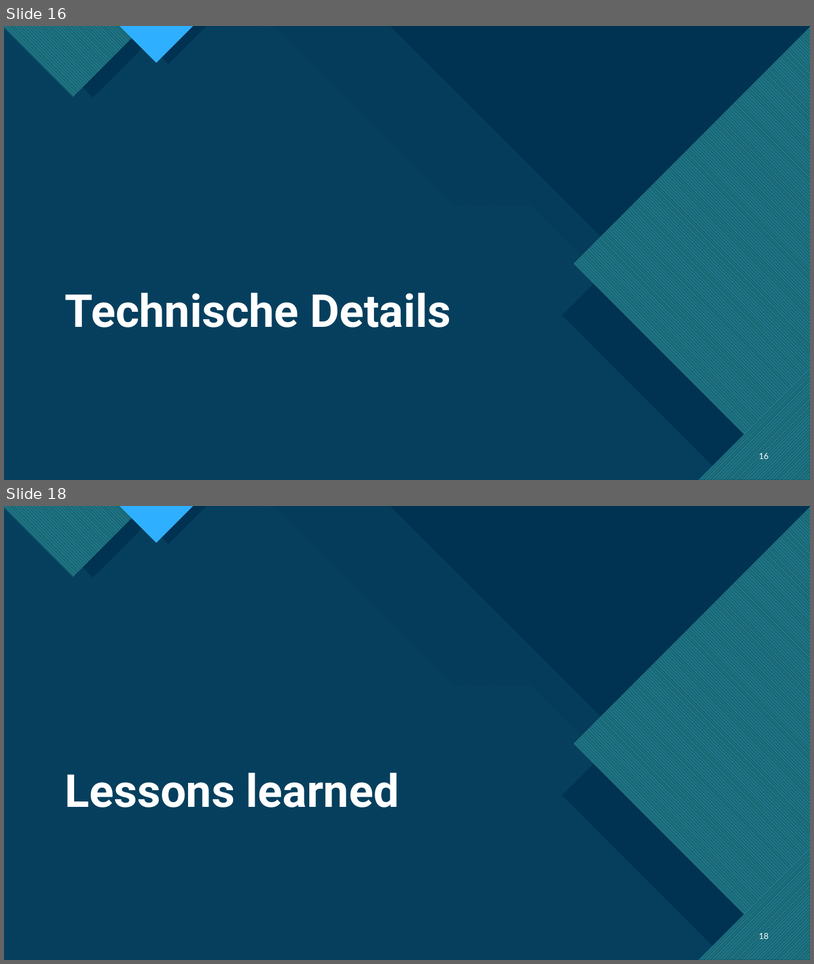
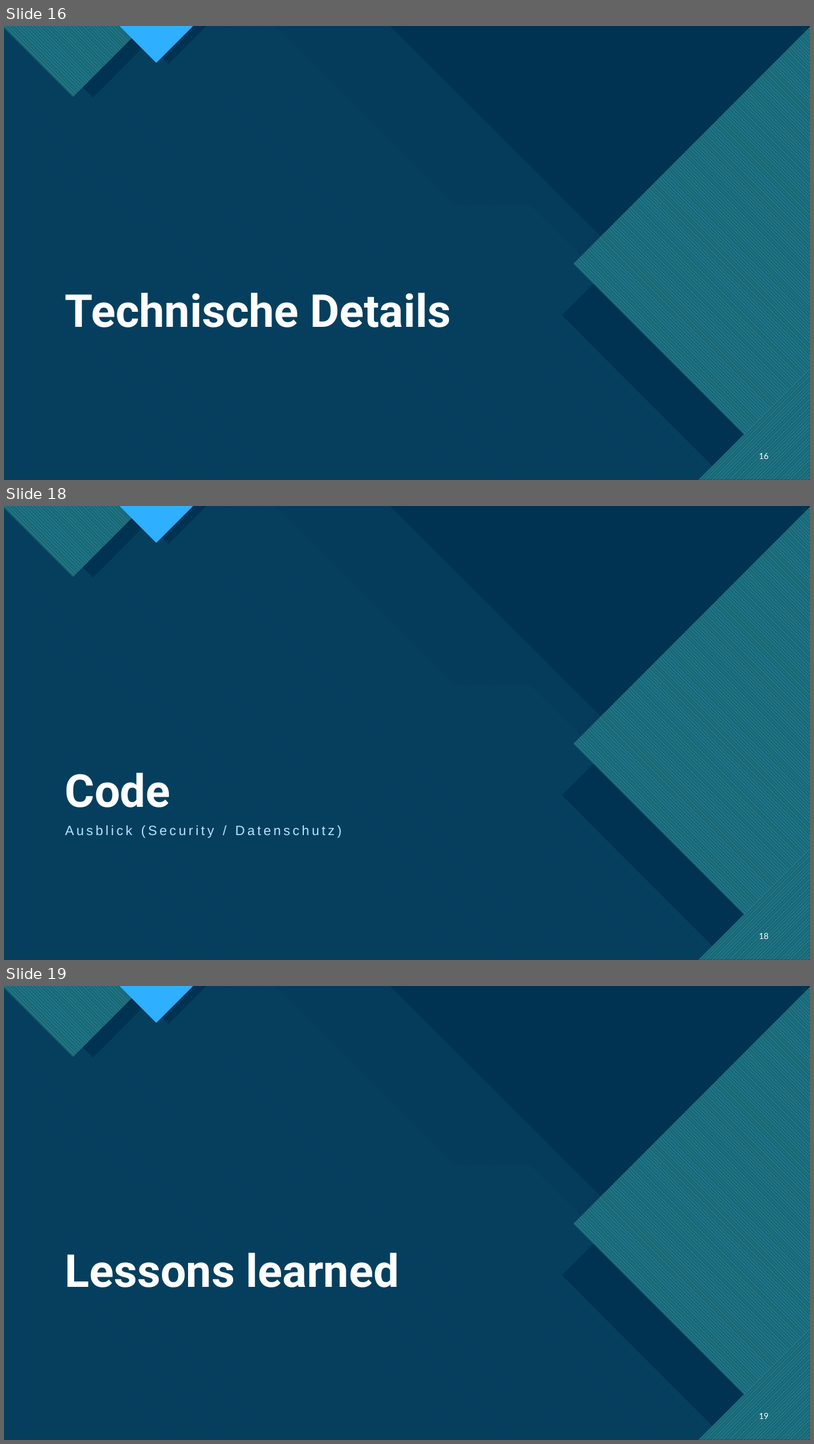
Before and after one commit to TietoLP/IU-Kochbuch, a slide deck: Fallstudie_Kochbuch.pptx. Shown one above the other, each under a label of ours: slides 16 and 18 before the commit, slides 16, 18 and 19 after it; the slides between them are not shown. The pictures are 814x964 and 814x1444 pixels, drawn with LibreOffice and Linux fonts; fonts in the diff are those of the drawing. Boxes give left, top, right and bottom in pixels: in the first picture for what was removed or moved away, otherwise in the second. Text is boxed around its words. In the diff, an @@ line names an element or a change of style, - is before the commit and + after.

```diff
--- a/Fallstudie_Kochbuch.pptx
+++ b/Fallstudie_Kochbuch.pptx
@@ slide 18 added at <box>4,506,810,960</box>, background #FFFFFF; not listed: 22 template elements that a slide beside it also shows @@
@@ title added at <box>65,772,171,807</box>, 54 pt, text #FFFFFF, bold @@
+Code
@@ text added at <box>65,825,342,838</box>, 16 pt, text #BAE4FF @@
+Ausblick (Security / Datenschutz)
@@ page number added at <box>759,931,769,941</box>, 10 pt, text #FFFFFF @@
+18
@@ what was slide 18 is now slide 19 @@
@@ page number at <box>759,1411,769,1421</box>: text changed @@
-18
+19
```
Also in this commit, not shown: 5 slides changed.
